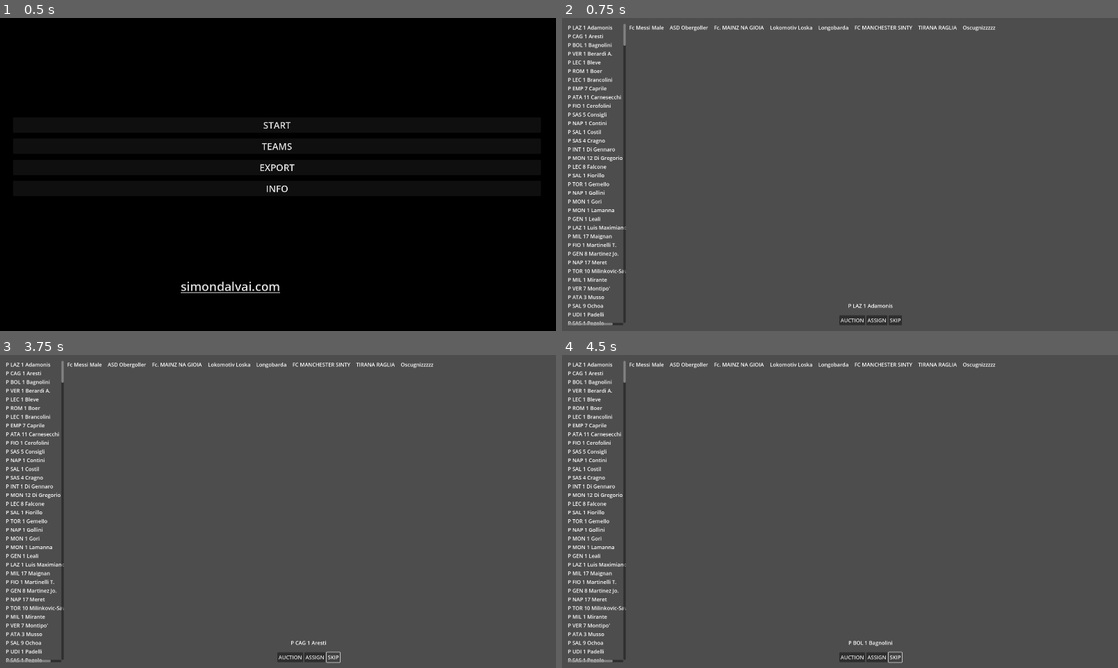
Above: before the commit, frames 1-4 (two rows, left to right).
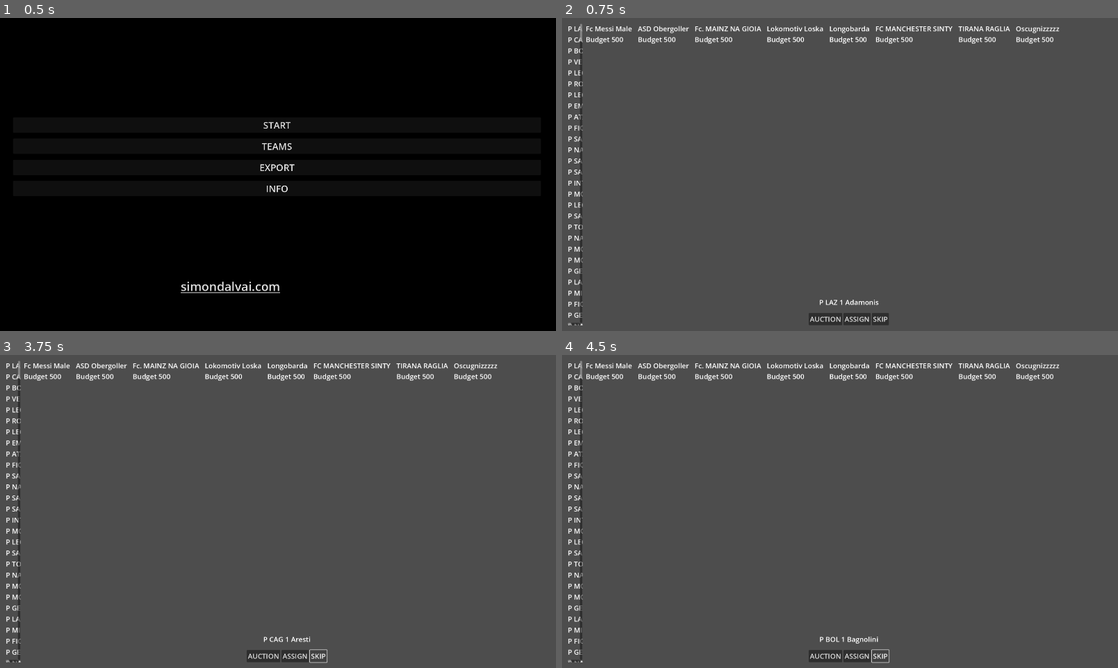
Above: after the commit, the same moments.

Repository: dulvui/condor
Game: Godot game, scene res://src/menu/Menu.tscn
Same seed, same stepped clock (60 frames per second), same inputs: the game is played once before the commit and once after it. Sound files missing from this copy of the repository are replaced by a short silence.
Inputs (mouse positions are in pixels of both pictures, inside the frame that each line leads up to):
- Up to frame 1 (0.5 s): no input
- Up to frame 2 (0.75 s): click "START" at 0.5 s
- Up to frame 3 (3.75 s): click "AUCTION" at 1.25 s; click "ASSIGN" at 2 s; click (44, 392) at 2.75 s; click "SKIP" at 3.5 s
- Up to frame 4 (4.5 s): click "SKIP" at 4.25 s

Frame 1 is identical in both runs. In frame 2, 4.6% of the frame differs, in the area x 1-90%, y 1-99%; in frame 3, 4.6%; in frame 4, 4.6%.

Commit message:
show budget and other improvements

Diff:
--- a/app/fanta_theme.tres
+++ b/app/fanta_theme.tres
@@ -1,4 +1,4 @@
 [gd_resource type="Theme" format=3 uid="uid://ctqg0on3ebbdy"]
 
 [resource]
-default_font_size = 18
+default_font_size = 24
--- a/app/src/Config.gd
+++ b/app/src/Config.gd
@@ -3,6 +3,9 @@
 # SPDX-License-Identifier: AGPL-3.0-or-later
 
 extends Node
+
+# trasnform to enum
+const POSITIONS = ["P", "D", "C", "A"]
 
 var config:ConfigFile
 
@@ -14,6 +17,13 @@
 var players:Dictionary
 var active_position:int = 0
 var active_player:int = 0
+
+var team_size:Dictionary = {
+	"P" : 3,
+	"D" : 8,
+	"C" : 8,
+	"A" : 6
+}
 
 
 
@@ -28,6 +38,12 @@
 	teams = config.get_value("data", "teams", _get_default_teams())
 #	teams = config.get_value("data", "teams", [])
 
+	team_size["total"] = 0
+	for size in team_size.values():
+		team_size["total"] += size
+	print(team_size["total"])
+
+
 func save_all_data() -> void:
 	config.set_value("settings","active_time",active_time)
 	config.set_value("data","players",players)
@@ -35,6 +51,29 @@
 	config.set_value("data","active_position",active_position)
 	config.set_value("data","active_player",active_player)
 	config.save("user://settings.cfg")
+
+func add_player_to_team(active_team:int, active_player:Dictionary, price:int) -> bool:
+	var team = Config.teams[active_team]
+	var pos = active_player.position
+	if  team.players[pos].size() + 1 > team_size[pos]:
+		return false
+
+	if team.budget - price < 0:
+		return false
+
+	active_player.price = price
+	Config.teams[active_team].players[pos].append(active_player)
+	Config.teams[active_team].budget -= price
+	print(Config.teams[active_team])
+	Config.save_all_data()
+	return true
+
+func get_teams_with_empty_slots_for_pos(pos:String) -> Array:
+	var teams_with_slots = []
+	for team in teams:
+		if team.players[pos].size() < team_size[pos]:
+			teams_with_slots.append(team)
+	return teams_with_slots
 
 func _get_default_teams() -> Array:
 	var default_teams = []
@@ -53,8 +92,11 @@
 		default_teams.append({
 		"name": team,
 		"budget": budget,
-		"players": []
+		"players": {}
 		})
+
+		for pos in Config.POSITIONS:
+			default_teams[-1]["players"][pos] = []
 
 	return default_teams
 
--- a/app/src/main/Main.gd
+++ b/app/src/main/Main.gd
@@ -27,7 +27,6 @@
 	_next_player()
 
 
-
 func _on_auction_pressed() -> void:
 	var timer = AuctionTimer.instantiate()
 	timer.set_player(active_player)
--- a/app/src/main/Main.tscn
+++ b/app/src/main/Main.tscn
@@ -1,5 +1,6 @@
-[gd_scene load_steps=5 format=3 uid="uid://d4i873ru2skmw"]
+[gd_scene load_steps=6 format=3 uid="uid://d4i873ru2skmw"]
 
+[ext_resource type="Theme" uid="uid://ctqg0on3ebbdy" path="res://fanta_theme.tres" id="1_g3ee7"]
 [ext_resource type="Script" path="res://src/main/Main.gd" id="1_labyq"]
 [ext_resource type="PackedScene" uid="uid://cmxee5ywoanvl" path="res://src/player-list/PlayerList.tscn" id="2_o4m2h"]
 [ext_resource type="PackedScene" uid="uid://dqr46eapnnw57" path="res://src/main/assign-player/AssignPlayer.tscn" id="3_0h60k"]
@@ -12,6 +13,7 @@
 anchor_bottom = 1.0
 grow_horizontal = 2
 grow_vertical = 2
+theme = ExtResource("1_g3ee7")
 script = ExtResource("1_labyq")
 
 [node name="MarginContainer" type="MarginContainer" parent="."]
@@ -30,7 +32,7 @@
 layout_mode = 2
 
 [node name="PlayerList" parent="MarginContainer/HSplitContainer" instance=ExtResource("2_o4m2h")]
-custom_minimum_size = Vector2(200, 0)
+custom_minimum_size = Vector2(50, 0)
 layout_mode = 2
 
 [node name="VBoxContainer" type="VBoxContainer" parent="MarginContainer/HSplitContainer"]
--- a/app/src/main/assign-player/AssignPlayer.gd
+++ b/app/src/main/assign-player/AssignPlayer.gd
@@ -12,28 +12,19 @@
 var active_player:Dictionary
 var active_team:int = 0
 
-func _ready() -> void:
-	for team in Config.teams:
-
-		teams.add_item(team.name)
-
-		var button:Button = Button.new()
-		button.text = "ASSIGN"
-
 func set_player(player:Dictionary) -> void:
 	active_player = player
 
+	teams.clear()
+
+	for team in Config.teams:
+		teams.add_item(team.name)
 
 func _on_teams_item_selected(index: int) -> void:
 	active_team = index
 
 
 func _on_assign_pressed() -> void:
-	active_player.price = int(price.text)
-	Config.teams[active_team].players.append(active_player)
-	Config.teams[active_team].budget -= active_player.price
-	print(Config.teams[active_team])
-
-	Config.save_all_data()
-	hide()
-	emit_signal("assigned")
+	if Config.add_player_to_team(active_team, active_player, int(price.text)):
+		hide()
+		emit_signal("assigned")
--- a/app/src/main/assign-player/AssignPlayer.tscn
+++ b/app/src/main/assign-player/AssignPlayer.tscn
@@ -4,7 +4,7 @@
 
 [node name="AssignPlayer" type="PopupPanel"]
 mode = 3
-size = Vector2i(600, 200)
+size = Vector2i(600, 204)
 visible = true
 script = ExtResource("1_8u85o")
 
@@ -12,7 +12,7 @@
 offset_left = 4.0
 offset_top = 4.0
 offset_right = 596.0
-offset_bottom = 196.0
+offset_bottom = 200.0
 
 [node name="Player" type="Label" parent="VBoxContainer"]
 layout_mode = 2
--- a/app/src/main/team-overview/TeamOverview.gd
+++ b/app/src/main/team-overview/TeamOverview.gd
@@ -21,15 +21,16 @@
 	var vbox:VBoxContainer = VBoxContainer.new()
 
 	var name_label:Label = Label.new()
-	name_label.text = team.name
+	name_label.text = "%s\nBudget %d\n"%[team.name, team.budget]
 
 	vbox.add_child(name_label)
 
-	for player in team.players:
-		var player_label:Label = Label.new()
-		player_label.text = "%s %d"%[player.name, player.price]
+	for pos in team.players:
+		for player in team.players[pos]:
+			var player_label:Label = Label.new()
+			player_label.text = "%s %d"%[player.name, player.price]
 
-		vbox.add_child(player_label)
+			vbox.add_child(player_label)
 
 
 	team_list.add_child(vbox)
--- a/app/src/player-list/PlayerList.gd
+++ b/app/src/player-list/PlayerList.gd
@@ -8,31 +8,30 @@
 
 var list_path:String = "res://assets/players/players_05082023.csv"
 
-const POSITIONS = ["P", "D", "C", "A"]
 
 
 func _ready() -> void:
 	if Config.players.is_empty():
-		for pos in POSITIONS:
+		for pos in Config.POSITIONS:
 			Config.players[pos] = []
 
 		var file:FileAccess = FileAccess.open(list_path, FileAccess.READ)
 		_init_players(file)
 
-	for pos in POSITIONS:
+	for pos in Config.POSITIONS:
 		for player in Config.players[pos]:
 			var label:Label = Label.new()
 			label.text = player_to_string(player)
 			table.add_child(label)
 
 func current_player() -> Dictionary:
-	return Config.players[POSITIONS[Config.active_position]][Config.active_player]
+	return Config.players[Config.POSITIONS[Config.active_position]][Config.active_player]
 
 func next_player() -> Dictionary:
-	if Config.active_player + 1 < Config.players[POSITIONS[Config.active_position]].size():
+	if Config.active_player + 1 < Config.players[Config.POSITIONS[Config.active_position]].size():
 		Config.active_player += 1
 		return current_player()
-	elif Config.active_position + 1  < POSITIONS.size():
+	elif Config.active_position + 1  < Config.POSITIONS.size():
 		Config.active_position += 1
 		Config.active_player = 0
 		return current_player()
@@ -61,7 +60,7 @@
 		var pos = line[1]
 		Config.players[pos].append(_get_player(line))
 
-	for pos in POSITIONS:
+	for pos in Config.POSITIONS:
 		Config.players[pos].sort_custom(func(a, b): return a.name < b.name)
 
 func _get_player(line:Array) -> Dictionary:
--- a/app/src/timer/Timer.tscn
+++ b/app/src/timer/Timer.tscn
@@ -116,7 +116,6 @@
 modulate = Color(0.956863, 0.145098, 0.262745, 1)
 layout_mode = 2
 size_flags_vertical = 3
-toggle_mode = true
 texture_normal = ExtResource("2_6dyl3")
 stretch_mode = 6
 
